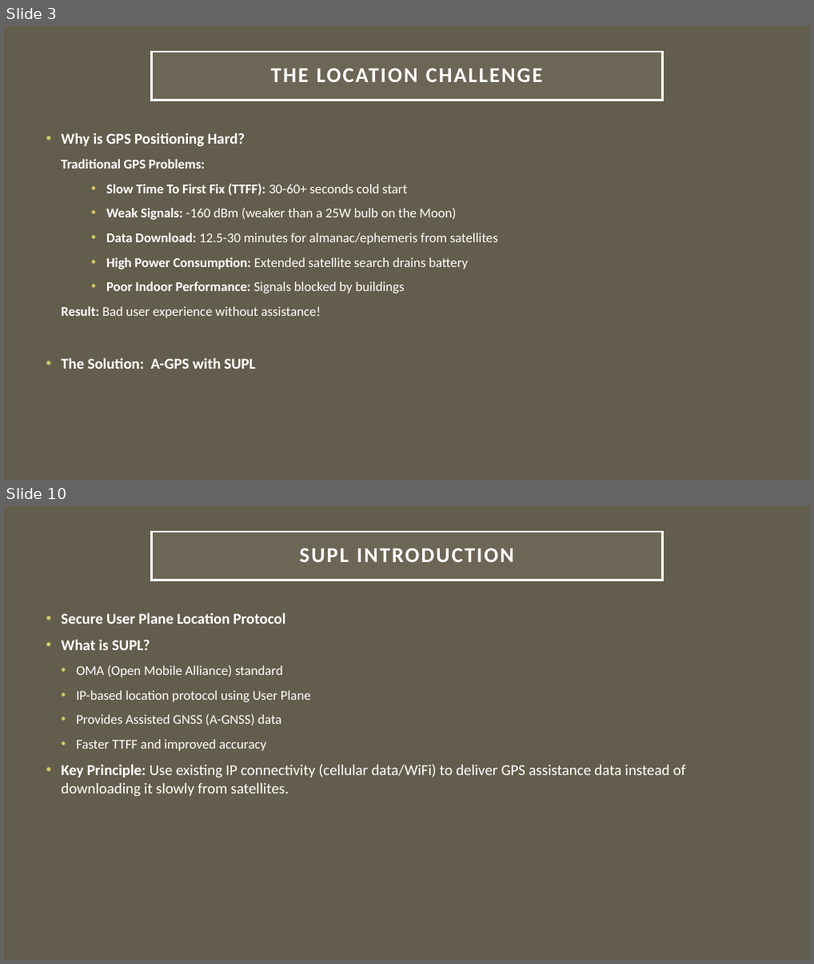
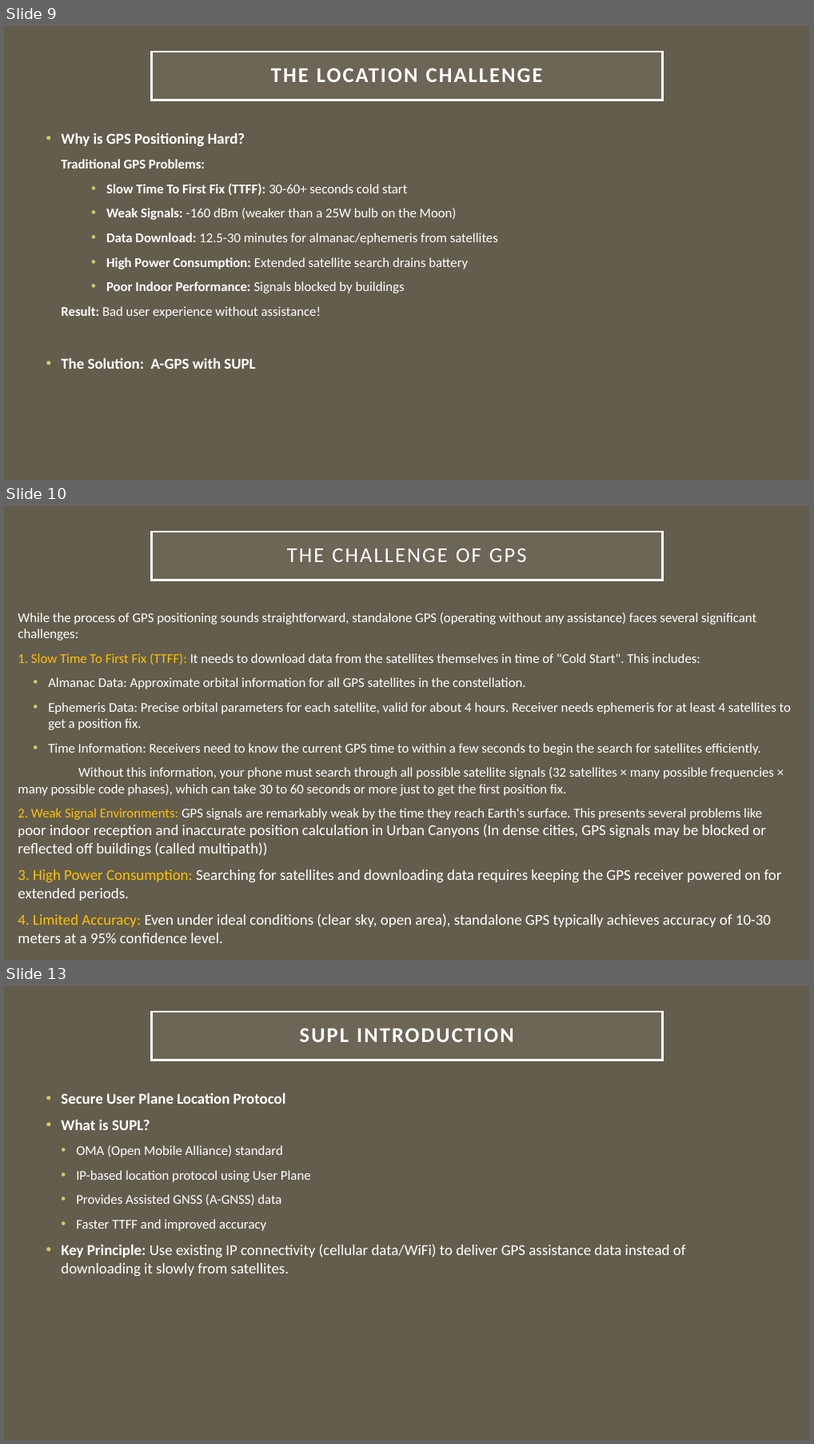
Before and after one commit to arkawick/AndroidPositioningArchitecture, a slide deck: PPT/Android Positioning Architecture Presentation.pptx. Shown one above the other, each under a label of ours: slides 3 and 10 before the commit, slides 9, 10 and 13 after it; the slides between them are not shown. The pictures are 814x964 and 814x1444 pixels, drawn with LibreOffice and Linux fonts; fonts in the diff are those of the drawing. Boxes give left, top, right and bottom in pixels: in the first picture for what was removed or moved away, otherwise in the second. Text is boxed around its words. In the diff, an @@ line names an element or a change of style, - is before the commit and + after.

```diff
--- a/PPT/Android Positioning Architecture Presentation.pptx
+++ b/PPT/Android Positioning Architecture Presentation.pptx
@@ slide 10 added at bbox=[4, 506, 810, 960], background #635D4D @@
@@ title added at bbox=[152, 532, 662, 580], fill #A7A08E at 15% opacity, outline #FFFFFF 2.5 pt, 25.2 pt, text #FFFFFF @@
+THE CHALLENGE OF GPS
@@ text added at bbox=[18, 612, 791, 927], 16 pt, text #FFFFFF @@
+While the process of GPS positioning sounds straightforward, standalone GPS (operating without any assistance) faces several significant challenges:
+1. Slow Time To First Fix (TTFF): It needs to download data from the satellites themselves in time of "Cold Start". This includes:
+  • Almanac Data: Approximate orbital information for all GPS satellites in the constellation.
+  • Ephemeris Data: Precise orbital parameters for each satellite, valid for about 4 hours. Receiver needs ephemeris for at least 4 satellites to get a position fix.
+  • Time Information: Receivers need to know the current GPS time to within a few seconds to begin the search for satellites efficiently.
+Without this information, your phone must search through all possible satellite signals (32 satellites × many possible frequencies × many possible code phases), which can take 30 to 60 seconds or more just to get the first position fix.
+2. Weak Signal Environments: GPS signals are remarkably weak by the time they reach Earth's surface. This presents several problems like poor indoor reception and inaccurate position calculation in Urban Canyons (In dense cities, GPS signals may be blocked or reflected off buildings (called multipath))
+3. High Power Consumption: Searching for satellites and downloading data requires keeping the GPS receiver powered on for extended periods.
+4. Limited Accuracy: Even under ideal conditions (clear sky, open area), standalone GPS typically achieves accuracy of 10-30 meters at a 95% confidence level.
@@ what was slide 3 is now slide 9 @@
@@ what was slide 10 is now slide 13 @@
```
Also in this commit, not shown: 3 slides changed, 12 other slides added, 3 slides removed.
